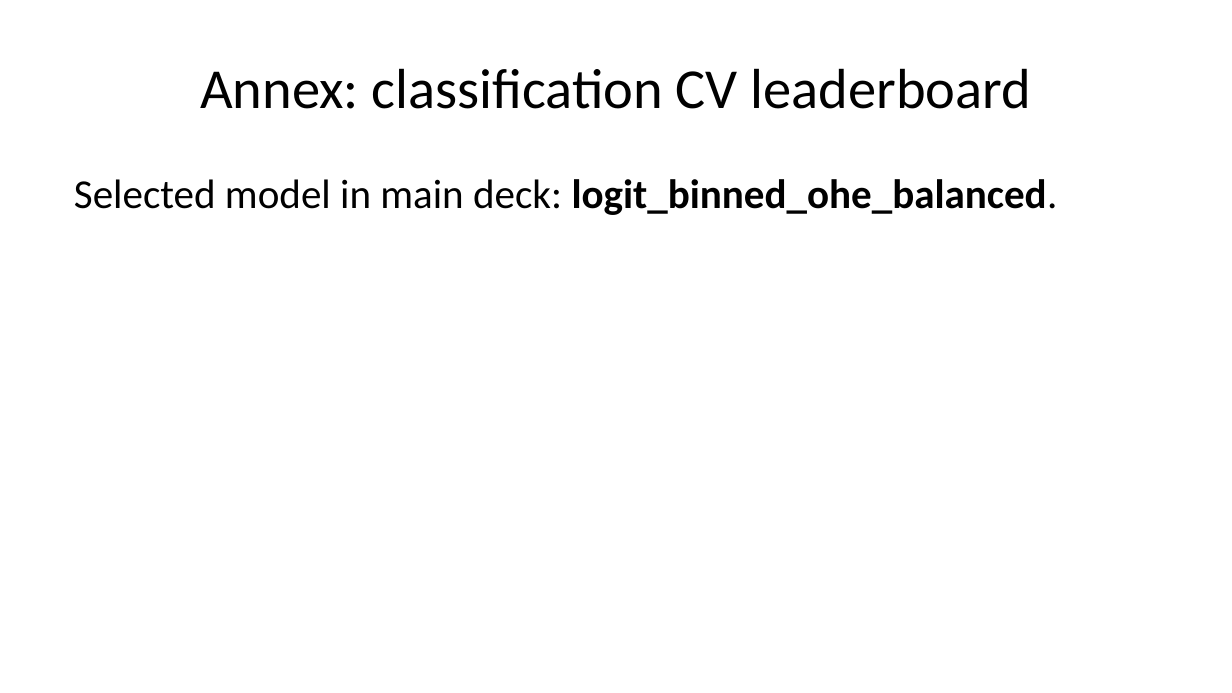
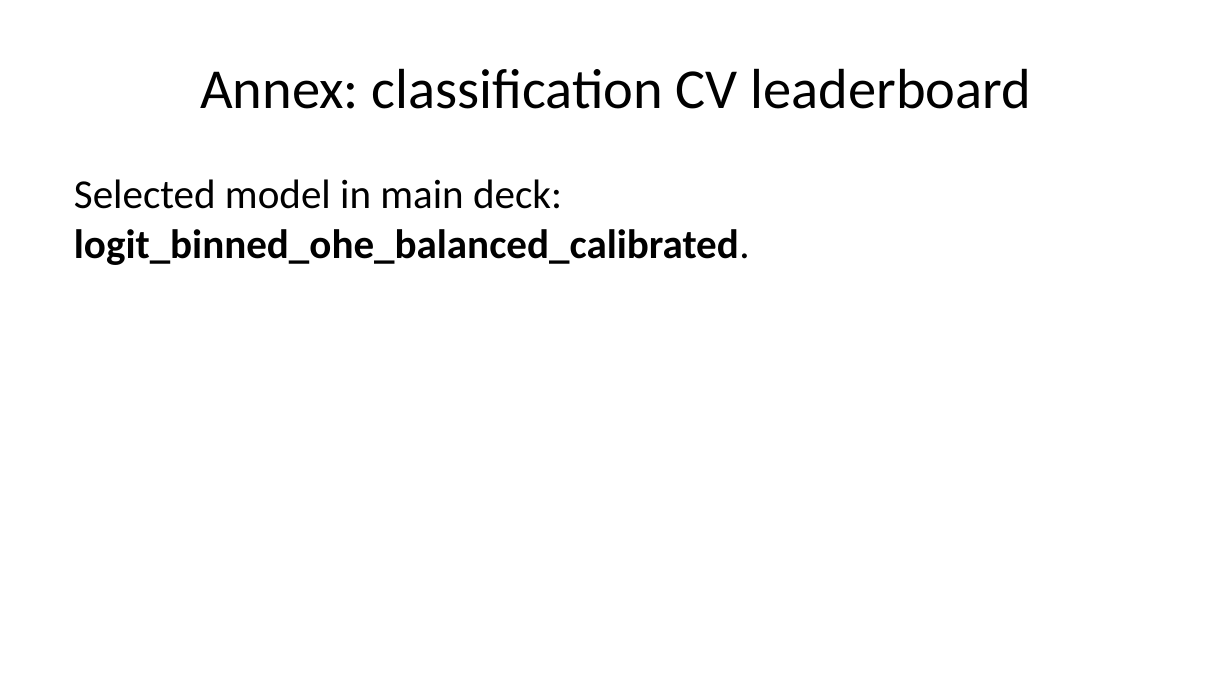
Before and after one commit to mrbungie/mib_cars_analysis, a slide deck: slide 32 of slidedeck/presentation.pptx. Drawn at 1232x693 pixels with LibreOffice and Linux fonts; fonts in the diff are those of the drawing. Boxes give left, top, right and bottom in pixels: in the first picture for what was removed or moved away, otherwise in the second. Text is boxed around its words. In the diff, an @@ line names an element or a change of style, - is before the commit and + after.

```diff
--- a/slidedeck/presentation.pptx
+++ b/slidedeck/presentation.pptx
@@ text at [74, 179, 750, 265]: text changed; bold on @@
-Selected model in main deck: logit_binned_ohe_balanced.
+Selected model in main deck: logit_binned_ohe_balanced_calibrated.
```
Also in this commit, not shown: 4 other slides changed, 5 slides added, 14 other files.
